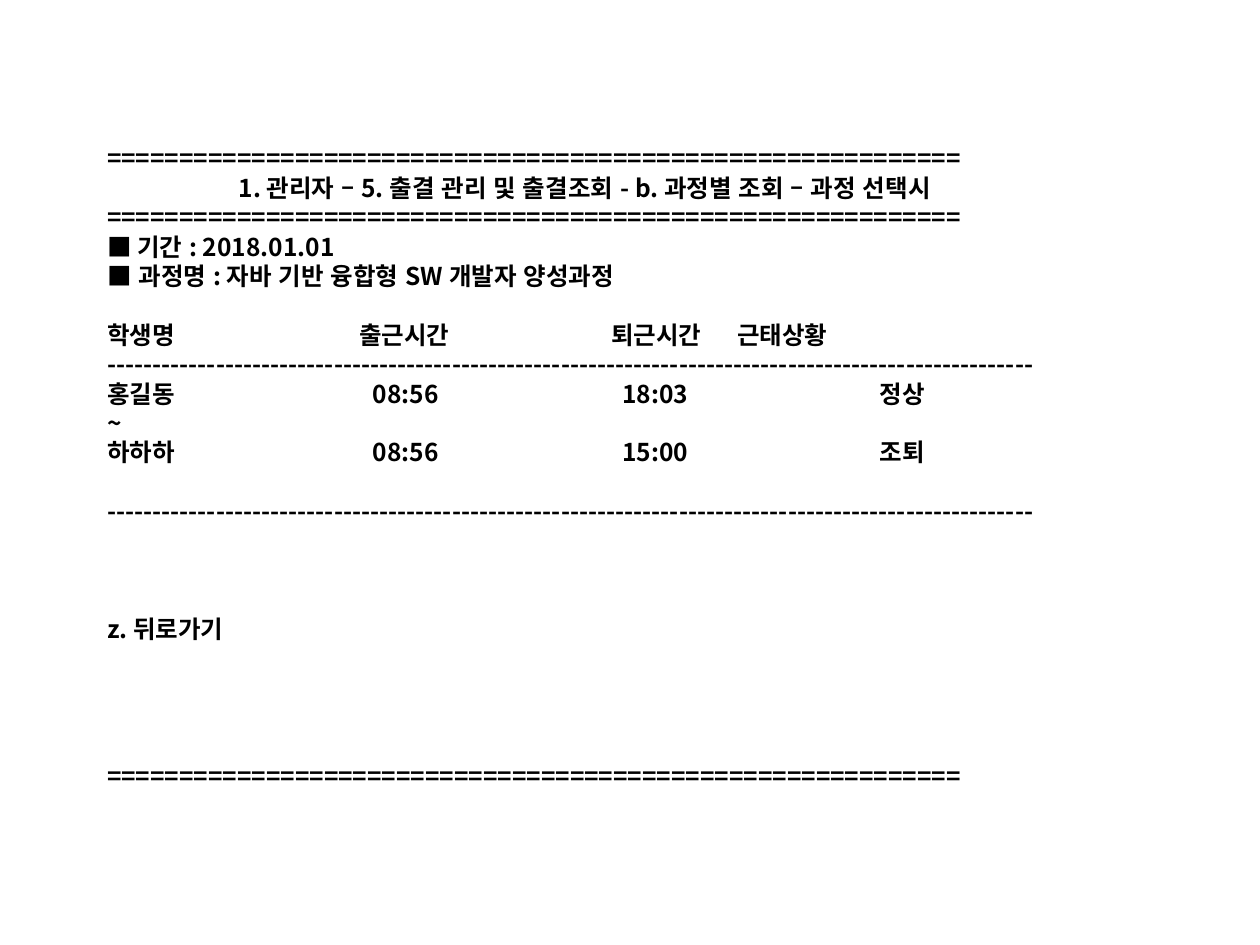
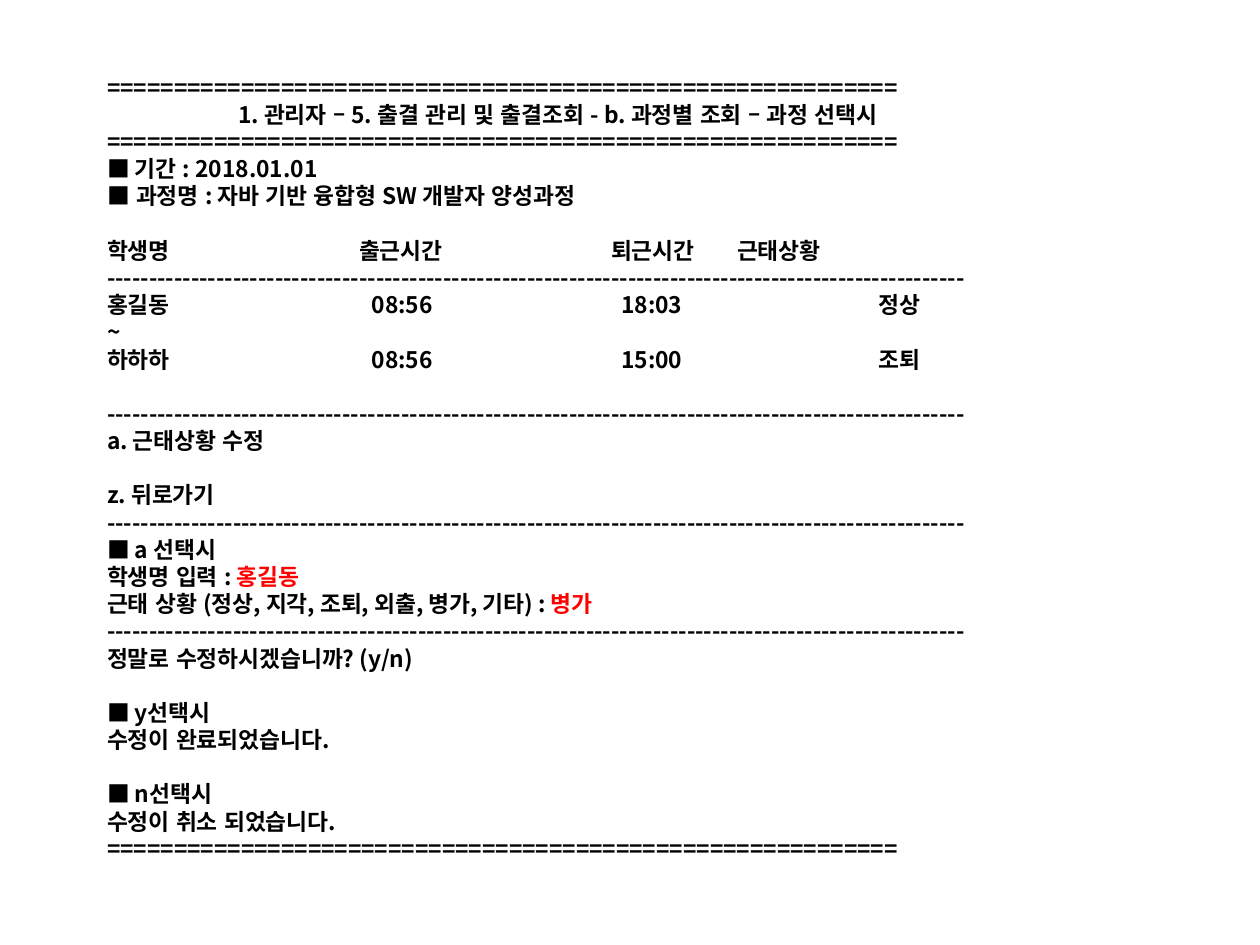
Before and after one commit to Yian-Kim/SEDU-Center, a slide deck: slide 47 of 03. 화면설계/01. 관리자/[디비2조]화면설계_관리자.pptx. Drawn at 1260x945 pixels with LibreOffice and Linux fonts; fonts in the diff are those of the drawing. Boxes give left, top, right and bottom in pixels: in the first picture for what was removed or moved away, otherwise in the second. Text is boxed around its words. In the diff, an @@ line names an element or a change of style, - is before the commit and + after.

Commit message:
Modify File [[디비2조]화면설계_관리자.pptx]
1. POWER POINT 파일 수정

- [디비2조]화면설계_관리자.pptx 파일 수정
  (03. 화면설계\01. 관리자\[디비2조]화면설계_관리자.pptx)
- 관리자 메뉴 5번 출결 관리 및 출결조회 수정
- 근태상황 수정 기능 추가

```diff
--- a/03. 화면설계/01. 관리자/[디비2조]화면설계_관리자.pptx
+++ b/03. 화면설계/01. 관리자/[디비2조]화면설계_관리자.pptx
@@ text at <box>107,104,920,370</box>: size 14 to 12.9 pt in "===========================================================  ...", "===========================================================  ...", "■ 과정명 : 자바 기반 융합형 SW ...", "학생명 출근시간 퇴근시간 근태상황 ----------------------------------------- ..." @@
@@ text at <box>107,429,593,832</box>: text changed; size 14 to 12.9 pt @@
-z. 뒤로가기
-===========================================================
+a. 근태상황 수정
+z. 뒤로가기
+------------------------------------------------------------------------------------------------------
+■ a 선택시
+학생명 입력 : 홍길동
+근태 상황 (정상, 지각, 조퇴, 외출, 병가, 기타) : 병가
+------------------------------------------------------------------------------------------------------
+정말로 수정하시겠습니까? (y/n)
+■ y선택시
+수정이 완료되었습니다.
+■ n선택시
+수정이 취소 되었습니다.
+===========================================================
```
Also in this commit, not shown: 9 other slides changed, 1 slide added.
